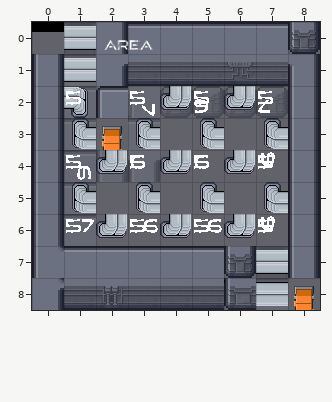
Two versions of a level (Tiled map, cocos/Code/assets/resources/map/map_1-1-N-1.tmx). The picture above was drawn from the file before the commit.
Cells are 32x32 px. Shown: x 0..8, y 0..8.
Once edited:
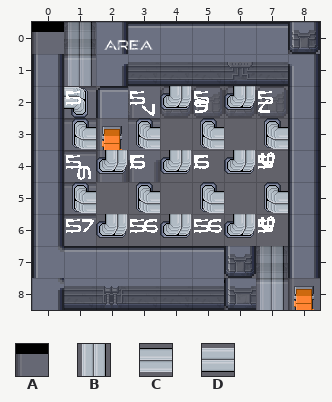
Key: from "scifi_tileset_02": A 35, B 181, C 181 turned 270, D 181 turned 90.
_ is an empty cell.
See-through tiles are keyed as they look on the map.
Difference:
Layer "f":
y 0..1: x 1 _ -> B
y 7..8: x 7 _ -> B
Layer "sh":
y 0: x 0 _ -> A
y 3: x 2 _ -> A
y 8: x 8 _ -> A
Layer "p":
y 0..1: x 1 D -> _
y 7: x 7 D -> _
y 8: x 7 C -> _
